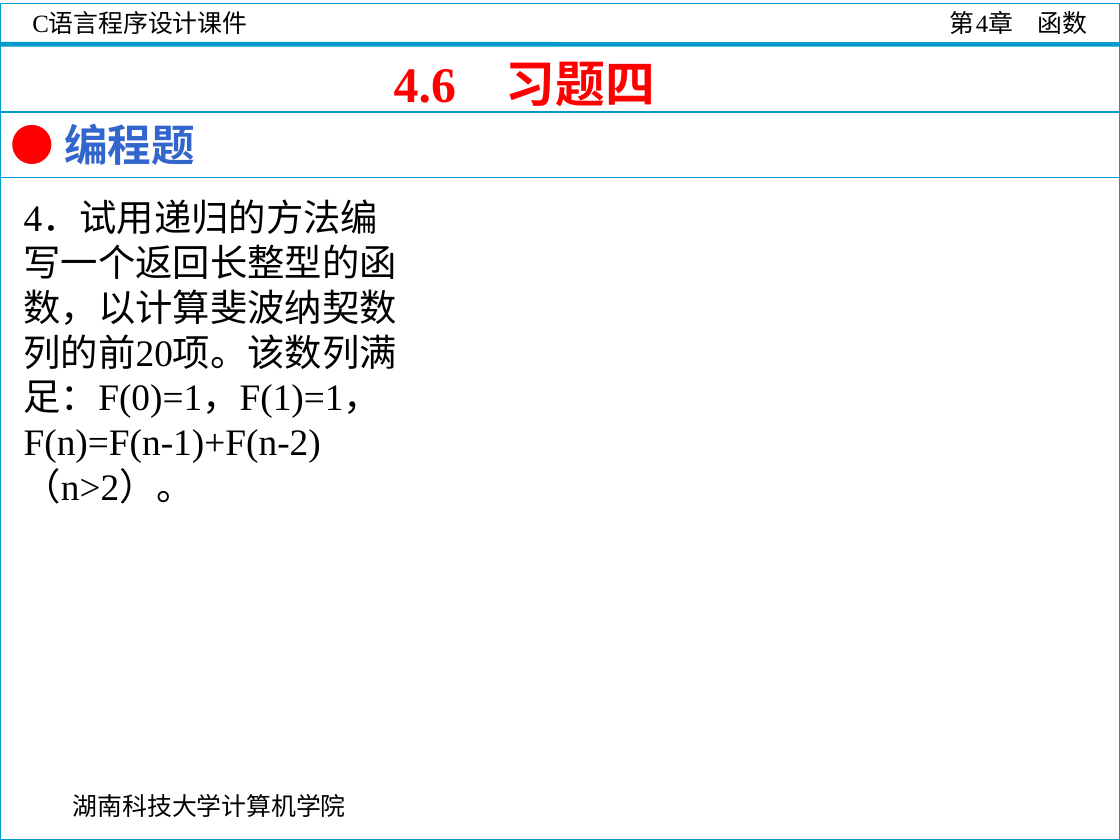
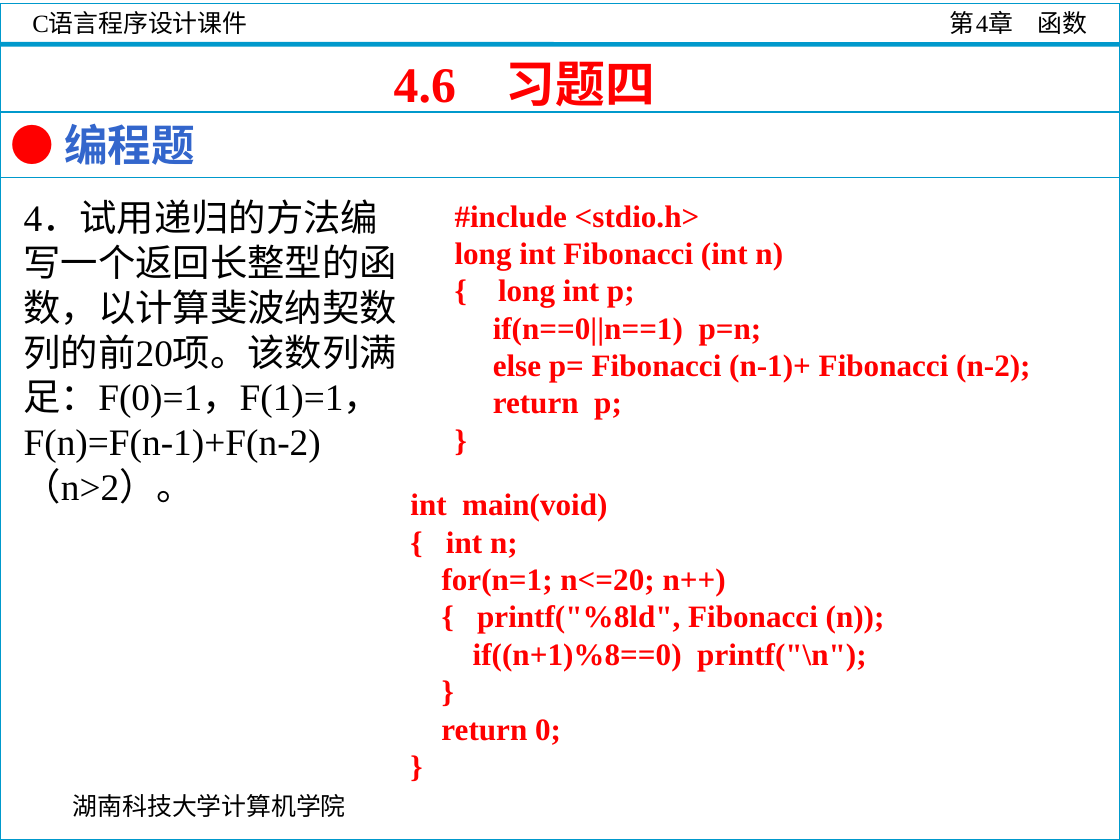
Before and after one commit to guoshengkang/guoshengkang.github.io, a slide deck: slide 111 of files/Slides_C_Programming/C语言程序设计__第4章.ppt. Drawn at 1120x840 pixels with LibreOffice and Linux fonts; fonts in the diff are those of the drawing; background and template pictures are left out. Boxes give left, top, right and bottom in pixels: in the first picture for what was removed or moved away, otherwise in the second. Text is boxed around its words. In the diff, an @@ line names an element or a change of style, - is before the commit and + after.

```diff
--- a/files/Slides_C_Programming/C语言程序设计__第4章.ppt
+++ b/files/Slides_C_Programming/C语言程序设计__第4章.ppt
@@ text added at bbox=[455, 205, 1030, 419], 20 pt, text #FF0000, bold @@
+#include <stdio.h>
+long int Fibonacci (int n)
+{ long int p;
+if(n==0||n==1) p=n;
+else p= Fibonacci (n-1)+ Fibonacci (n-2);
+return p;
+}
@@ text added at bbox=[410, 493, 885, 745], 20 pt, text #FF0000, bold @@
+int main(void)
+{ int n;
+for(n=1; n<=20; n++)
+{ printf("%8ld", Fibonacci (n));
+if((n+1)%8==0) printf("\n");
+}
+return 0;
+}
```
Also in this commit, not shown: 20 other slides changed, 8 other files.
